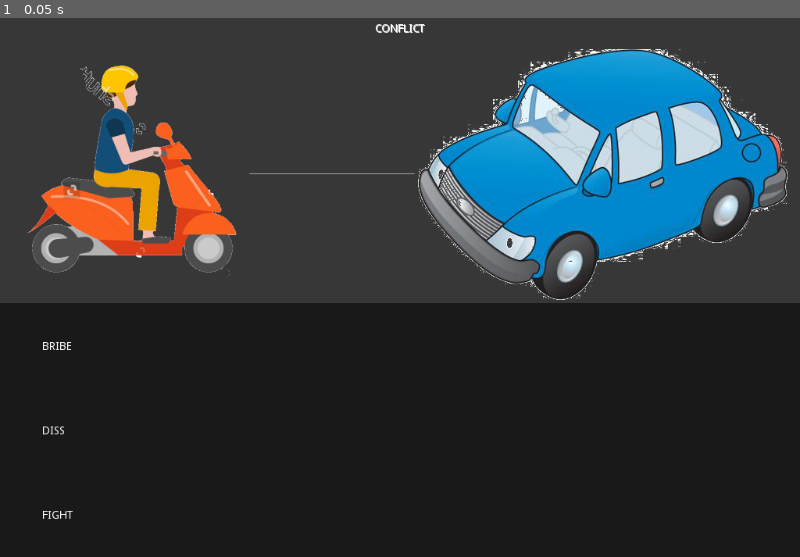
Above: before the commit, frame 1.
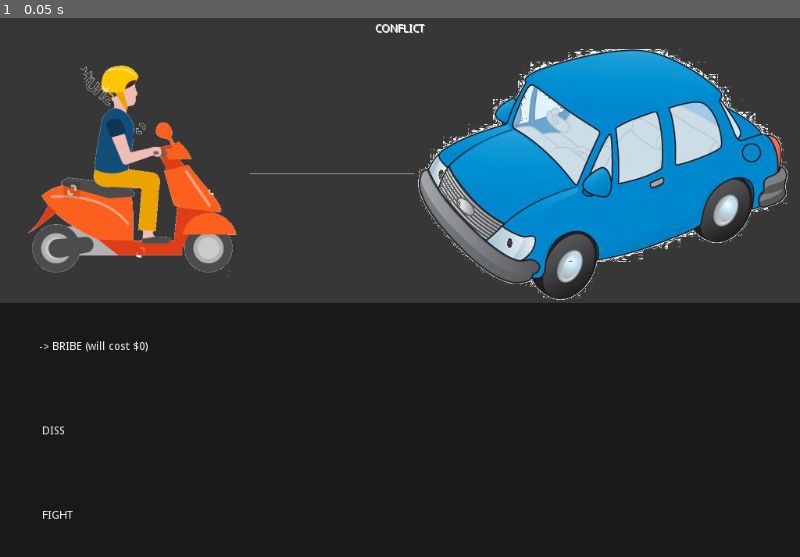
Above: after the commit, the same moment.

Repository: Anatolij-Grigorjev/MopedRebel
Game: Godot game, scene res://conflict/conflict_root.tscn
The game is run twice, just before and just after one commit, with the same random seed, the same clock (stepped at 60 frames per second) and the same inputs. The project has no main scene, so this scene is started directly.
Inputs:
- Up to frame 1 (0.05 s): no input

The runs differ from the first frame. In frame 1, 0.1% of the frame differs, in the area x 5-19%, y 59-62%.
Error before the commit: Parse Error: Too few arguments for "init_conflict_with_details()" call. Expected at least 4. (res://conflict/selection_options.gd:20)

Commit message:
adjust more citizen conflict aspects

Diff:
--- a/game/citizens/basic_citizen.gd
+++ b/game/citizens/basic_citizen.gd
@@ -4,6 +4,8 @@
 var should_move = false
 var velocity = Vector2()
 var walk_speed = 25
+
+
 
 func _ready():
 	add_to_group(C.GROUP_CITIZENS)
@@ -14,7 +16,14 @@
 	if (should_move):
 		var collision = move_and_collide(velocity * delta)
 		if (collision):
-			print("citizen got collision!")
+			_stop_response()
+			S.emit_signal4(
+				S.SIGNAL_REBEL_START_CONFLICT,
+				self,
+				145,
+				98,
+				"22-34BB"
+			)
 	pass
 
 func enter_diss_zone():
@@ -29,3 +38,8 @@
 	velocity = walk_speed * rebel_direction
 	should_move = true
 	set_collision_mask_bit(C.LAYERS_REBEL_SIDEWALK, true)
+
+func _stop_response():
+	velocity = Vector2(0, 0)
+	should_move = false
+	set_collision_mask_bit(C.LAYERS_REBEL_SIDEWALK, false)
--- a/game/conflict/conflict_root.tscn
+++ b/game/conflict/conflict_root.tscn
@@ -4,7 +4,7 @@
 [ext_resource path="res://conflict/conflict_car_portrait.png" type="Texture" id=2]
 [ext_resource path="res://conflict/selection_options.gd" type="Script" id=3]
 
-[node name="conflict_root" type="MarginContainer" index="0"]
+[node name="conflict_root" type="MarginContainer"]
 
 anchor_left = 0.0
 anchor_top = 0.0
@@ -177,7 +177,6 @@
 
 [node name="selection_bgcolor" type="ColorRect" parent="outer_container" index="2"]
 
-editor/display_folded = true
 anchor_left = 0.0
 anchor_top = 0.0
 anchor_right = 0.0
@@ -215,7 +214,6 @@
 [node name="selection_options" type="VBoxContainer" parent="outer_container/selection_bgcolor/selection_bg" index="0"]
 
 pause_mode = 2
-editor/display_folded = true
 anchor_left = 0.0
 anchor_top = 0.0
 anchor_right = 0.0
--- a/game/conflict/selection_options.gd
+++ b/game/conflict/selection_options.gd
@@ -15,9 +15,9 @@
 var enemy_sprite_node
 
 func _ready():
-	enemy_sprite_node = get_parent().get_node('chars_outer_container/pictures_container/enemy_tex')
+	enemy_sprite_node = owner.get_node('outer_container/chars_outer_container/pictures_container/enemy_tex')
 	init_options_containers_data()
-	init_conflict_with_details(0, 0, 'DUMMY')
+	init_conflict_with_details(null, 0, 0, 'DUMMY')
 
 func init_options_containers_data():
 	option_containers = [
@@ -38,7 +38,8 @@
 		var detail_template = option_selected_detail_templates[idx]
 		var detail_text = detail_template % detail_param[idx]
 		option_selected_detail_text.append(detail_text)
-	enemy_sprite_node.texture = enemy_texture
+	if (enemy_texture != null):
+		enemy_sprite_node.texture = enemy_texture
 	mark_selected_option()
 
 
--- a/game/rebel/rebel_on_foot.gd
+++ b/game/rebel/rebel_on_foot.gd
@@ -41,5 +41,3 @@
 			dissing_zone_node.hide()
 
 	var collision = move_and_collide(velocity * delta)
-	if (collision):
-		print("rebel got collision!")
